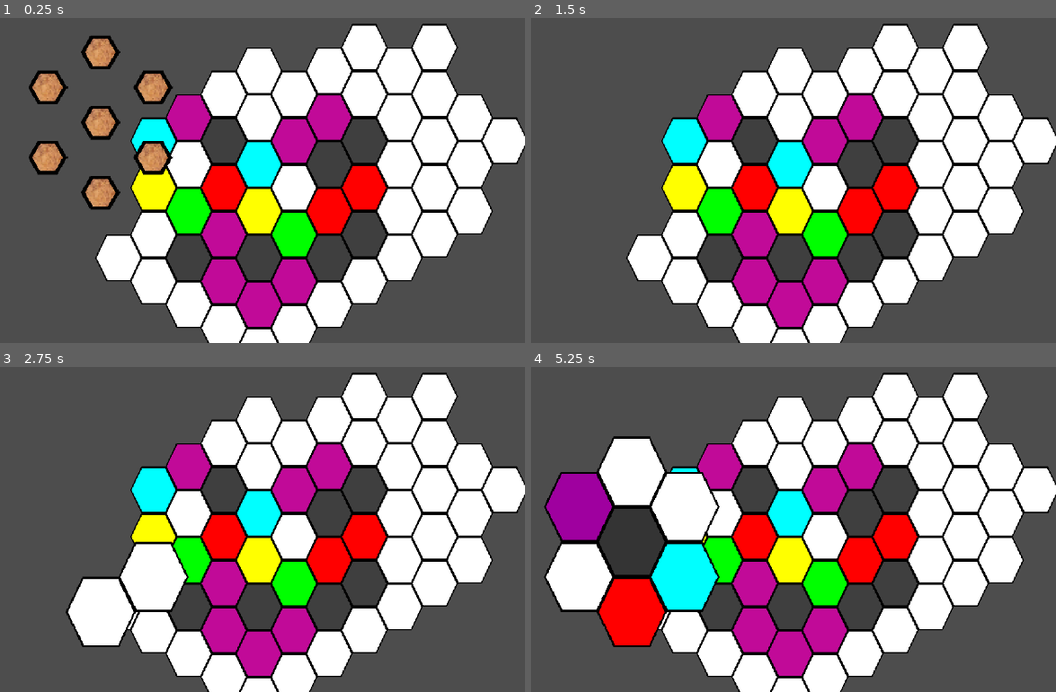
Above: before the commit, frames 1-4 (two rows, left to right).
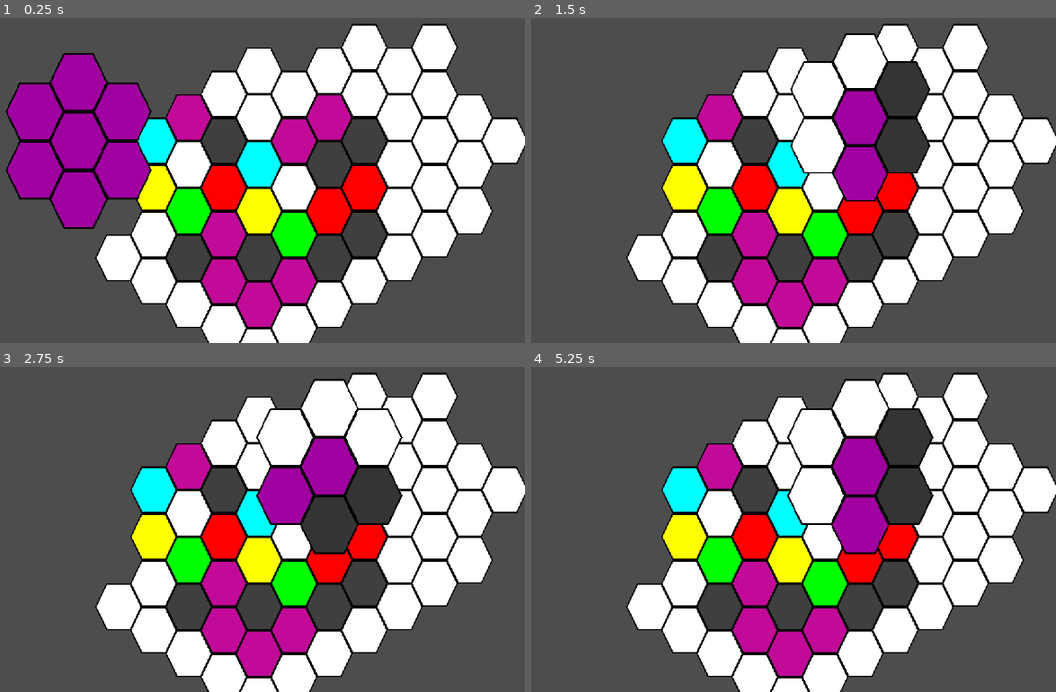
Above: after the commit, the same moments.

Repository: collin-wright1/pizza-jam
Game: Godot game, scene res://test_area.tscn
Two runs of this game, one before a commit and one after it. Both use one fixed random seed, a clock stepped at 60 frames per second and the inputs below.
Inputs (mouse positions are in pixels of both pictures, inside the frame that each line leads up to):
- Up to frame 1 (0.25 s): no input
- Up to frame 2 (1.5 s): tap Enter (ui_accept) at 0.5, 0.6, 0.77, 1.07, 1.35 s; move the mouse to (856, 122) at 0.52 s; hold Right (rotate_right, bound only after the commit) 0.53-1.28 s; click (856, 122) at 0.67 s; move the mouse to (552, 161) at 1.27 s; hold Left (rotate_left, bound only after the commit) from 1.28 s (still down); click (552, 161) at 1.42 s
- Up to frame 3 (2.75 s): tap Enter (ui_accept) at 1.52, 1.82, 2, 2.1 s; move the mouse to (236, 399) at 2.02 s; release Left (rotate_left, bound only after the commit) at 2.03 s; hold Right (rotate_right, bound only after the commit) from 2.03 s (still down); click (236, 399) at 2.17 s
- Up to frame 4 (5.25 s): tap Enter (ui_accept) at 2.75, 2.85, 3.02, 3.32, 3.5, 3.6, 3.77, 4.07, 4.25, 4.35, 4.52, 4.82, 5, 5.1 s; move the mouse to (662, 571) at 2.77 s; click (662, 571) at 2.92 s; move the mouse to (914, 549) at 3.52 s; release Right (rotate_right, bound only after the commit) at 3.53 s; hold Left (rotate_left, bound only after the commit) from 3.53 s (still down); click (914, 549) at 3.67 s; move the mouse to (outside the picture) at 4.27 s; click (outside the picture) at 4.42 s; move the mouse to (730, 490) at 5.02 s; click (730, 490) at 5.17 s

The runs differ from the first frame. In frame 1, 12% of the frame differs, in the area x 1-34%, y 5-65%; in frame 2, 6.9%; in frame 3, 8.7%; in frame 4, 23%, in the area x 2-77%, y 3-87%.
Error after the commit: Invalid access to property or key 'x' on a base object of type 'Nil'. (res://test_area.gd:114)

Commit message:
Rotation Nation ya'll

Diff:
--- a/project.godot
+++ b/project.godot
@@ -19,6 +19,19 @@
 
 window/stretch/mode="viewport"
 
+[input]
+
+rotate_right={
+"deadzone": 0.5,
+"events": [Object(InputEventKey,"resource_local_to_scene":false,"resource_name":"","device":-1,"window_id":0,"alt_pressed":false,"shift_pressed":false,"ctrl_pressed":false,"meta_pressed":false,"pressed":false,"keycode":0,"physical_keycode":4194321,"key_label":0,"unicode":0,"location":0,"echo":false,"script":null)
+]
+}
+rotate_left={
+"deadzone": 0.5,
+"events": [Object(InputEventKey,"resource_local_to_scene":false,"resource_name":"","device":-1,"window_id":0,"alt_pressed":false,"shift_pressed":false,"ctrl_pressed":false,"meta_pressed":false,"pressed":false,"keycode":0,"physical_keycode":4194319,"key_label":0,"unicode":0,"location":0,"echo":false,"script":null)
+]
+}
+
 [rendering]
 
 textures/canvas_textures/default_texture_filter=0
--- a/test_area.gd
+++ b/test_area.gd
@@ -1,82 +1,149 @@
 extends Node2D
 
 @onready var map: TileMapLayer = $TileMapLayer
-@onready var visual_map: TileMapLayer = $visualmap/VisualSelection
+@onready var visual_map: TileMapLayer = $Visualmap/VisualSelection
 
 
 var selected_tile
 
-
+enum game_states{
+	picking,
+	rotating
+}
+var game_state = game_states.picking
 
 func _physics_process(delta: float) -> void:
 	pass
 
 func _input(event: InputEvent) -> void:
-	if event is InputEventMouseButton:
-		print(map.local_to_map(get_global_mouse_position()))
-		print(visual_map.local_to_map(get_global_mouse_position()))
-		var clicked_tile = map.local_to_map(get_global_mouse_position())
-		var surrounding_tile = Vector2i(clicked_tile)
-		if clicked_tile.x % 2 == 0:
-			#center,t,tr,br,b,bl,tl
 
-			visual_map.clear()
-			#center
-			visual_map.set_cell(Vector2i.ZERO,1,Vector2i.ZERO,map.get_cell_alternative_tile(clicked_tile))
-
-			#t
-			surrounding_tile = (Vector2i(clicked_tile.x,clicked_tile.y-1))
-			visual_map.set_cell(surrounding_tile - clicked_tile,1,Vector2i.ZERO,map.get_cell_alternative_tile(surrounding_tile))
-			#tr
-			surrounding_tile=(Vector2i(clicked_tile.x+1,clicked_tile.y-1))
-			visual_map.set_cell(surrounding_tile-clicked_tile,1,Vector2i.ZERO,map.get_cell_alternative_tile(surrounding_tile))
-			#br
-			surrounding_tile=(Vector2i(clicked_tile.x+1,clicked_tile.y))
-			visual_map.set_cell(surrounding_tile-clicked_tile,1,Vector2i.ZERO,map.get_cell_alternative_tile(surrounding_tile))
-			#b
-			surrounding_tile=(Vector2i(clicked_tile.x,clicked_tile.y+1))
-			visual_map.set_cell(surrounding_tile-clicked_tile,1,Vector2i.ZERO,map.get_cell_alternative_tile(surrounding_tile))
-			#bl
-			surrounding_tile=(Vector2i(clicked_tile.x-1,clicked_tile.y))
-			visual_map.set_cell(surrounding_tile-clicked_tile,1,Vector2i.ZERO,map.get_cell_alternative_tile(surrounding_tile))
-			#tl
-			surrounding_tile=(Vector2i(clicked_tile.x-1,clicked_tile.y-1))
-			visual_map.set_cell(surrounding_tile-clicked_tile,1,Vector2i.ZERO,map.get_cell_alternative_tile(surrounding_tile))
-
-			#var tile_coords = []
-			#for vector in surrounding_tiles:
-				#tile_coords.append(map.get_cell_alternative_tile(vector))
-			#visual_map.clear()
-			#print(tile_coords)
-			#for coord in tile_coords.size():
+	match game_state:
+		game_states.picking:
+			if event is InputEventMouseButton:
+				if event.button_index == MOUSE_BUTTON_LEFT and event.is_pressed():
+					game_state = game_states.rotating
+					$Visualmap.get_node("AnimationPlayer").play("raise_up")
+					visual_map.show()
+					var clicked_tile = map.local_to_map(get_global_mouse_position())
+					selected_tile = clicked_tile
+					visual_map.get_parent().position = map.map_to_local(Vector2(clicked_tile.x,clicked_tile.y))
 
 
-				#visual_map.set_cell(Vector2i(surrounding_tiles[0])-Vector2i(surrounding_tiles[coord]),1,Vector2i.ZERO,tile_coords[coord])
+					#print(map.local_to_map(get_global_mouse_position()))
+					#print(visual_map.local_to_map(get_global_mouse_position()))
+					var surrounding_tile = Vector2i(clicked_tile)
+					if clicked_tile.x % 2 == 0:
+						#center,t,tr,br,b,bl,tl
 
-			#$visualmap.scale= 1.5
-			#visual_map.set_cell(Vector2(-5,-5),0,Vector2i(0,0))
+						visual_map.clear()
+						#center
+						visual_map.set_cell(Vector2i.ZERO,1,Vector2i.ZERO,map.get_cell_alternative_tile(clicked_tile))
+
+						#t
+						surrounding_tile = (Vector2i(clicked_tile.x,clicked_tile.y-1))
+						visual_map.set_cell(surrounding_tile - clicked_tile,1,Vector2i.ZERO,map.get_cell_alternative_tile(surrounding_tile))
+						#tr
+						surrounding_tile=(Vector2i(clicked_tile.x+1,clicked_tile.y-1))
+						visual_map.set_cell(surrounding_tile-clicked_tile,1,Vector2i.ZERO,map.get_cell_alternative_tile(surrounding_tile))
+						#br
+						surrounding_tile=(Vector2i(clicked_tile.x+1,clicked_tile.y))
+						visual_map.set_cell(surrounding_tile-clicked_tile,1,Vector2i.ZERO,map.get_cell_alternative_tile(surrounding_tile))
+						#b
+						surrounding_tile=(Vector2i(clicked_tile.x,clicked_tile.y+1))
+						visual_map.set_cell(surrounding_tile-clicked_tile,1,Vector2i.ZERO,map.get_cell_alternative_tile(surrounding_tile))
+						#bl
+						surrounding_tile=(Vector2i(clicked_tile.x-1,clicked_tile.y))
+						visual_map.set_cell(surrounding_tile-clicked_tile,1,Vector2i.ZERO,map.get_cell_alternative_tile(surrounding_tile))
+						#tl
+						surrounding_tile=(Vector2i(clicked_tile.x-1,clicked_tile.y-1))
+						visual_map.set_cell(surrounding_tile-clicked_tile,1,Vector2i.ZERO,map.get_cell_alternative_tile(surrounding_tile))
+
+						#var tile_coords = []
+						#for vector in surrounding_tiles:
+							#tile_coords.append(map.get_cell_alternative_tile(vector))
+						#visual_map.clear()
+						#print(tile_coords)
+						#for coord in tile_coords.size():
 
 
-		else:
-			visual_map.clear()
-			#center
-			visual_map.set_cell(Vector2i.ZERO,1,Vector2i.ZERO,map.get_cell_alternative_tile(clicked_tile))
+							#visual_map.set_cell(Vector2i(surrounding_tiles[0])-Vector2i(surrounding_tiles[coord]),1,Vector2i.ZERO,tile_coords[coord])
 
-			#t
-			surrounding_tile = (Vector2i(clicked_tile.x,clicked_tile.y-1))
-			visual_map.set_cell(surrounding_tile - clicked_tile,1,Vector2i.ZERO,map.get_cell_alternative_tile(surrounding_tile))
-			#tr
-			surrounding_tile=(Vector2i(clicked_tile.x+1,clicked_tile.y))
-			visual_map.set_cell(Vector2i(surrounding_tile.x-clicked_tile.x,surrounding_tile.y-clicked_tile.y-1),1,Vector2i.ZERO,map.get_cell_alternative_tile(surrounding_tile))
-			#br
-			surrounding_tile=(Vector2i(clicked_tile.x+1,clicked_tile.y+1))
-			visual_map.set_cell(Vector2i(surrounding_tile.x-clicked_tile.x,surrounding_tile.y-clicked_tile.y-1),1,Vector2i.ZERO,map.get_cell_alternative_tile(surrounding_tile))
-			#b
-			surrounding_tile=(Vector2i(clicked_tile.x,clicked_tile.y+1))
-			visual_map.set_cell(surrounding_tile-clicked_tile,1,Vector2i.ZERO,map.get_cell_alternative_tile(surrounding_tile))
-			#bl
-			surrounding_tile=(Vector2i(clicked_tile.x-1,clicked_tile.y+1))
-			visual_map.set_cell(Vector2i(surrounding_tile.x-clicked_tile.x,surrounding_tile.y-clicked_tile.y-1),1,Vector2i.ZERO,map.get_cell_alternative_tile(surrounding_tile))
-			#tl
-			surrounding_tile=(Vector2i(clicked_tile.x-1,clicked_tile.y))
-			visual_map.set_cell(Vector2i(surrounding_tile.x-clicked_tile.x,surrounding_tile.y-clicked_tile.y-1),1,Vector2i.ZERO,map.get_cell_alternative_tile(surrounding_tile))
+						#$visualmap.scale= 1.5
+						#visual_map.set_cell(Vector2(-5,-5),0,Vector2i(0,0))
+
+
+					else:
+						visual_map.clear()
+						#center
+						visual_map.set_cell(Vector2i.ZERO,1,Vector2i.ZERO,map.get_cell_alternative_tile(clicked_tile))
+
+						#t
+						surrounding_tile = (Vector2i(clicked_tile.x,clicked_tile.y-1))
+						visual_map.set_cell(surrounding_tile - clicked_tile,1,Vector2i.ZERO,map.get_cell_alternative_tile(surrounding_tile))
+						#tr
+						surrounding_tile=(Vector2i(clicked_tile.x+1,clicked_tile.y))
+						visual_map.set_cell(Vector2i(surrounding_tile.x-clicked_tile.x,surrounding_tile.y-clicked_tile.y-1),1,Vector2i.ZERO,map.get_cell_alternative_tile(surrounding_tile))
+						#br
+						surrounding_tile=(Vector2i(clicked_tile.x+1,clicked_tile.y+1))
+						visual_map.set_cell(Vector2i(surrounding_tile.x-clicked_tile.x,surrounding_tile.y-clicked_tile.y-1),1,Vector2i.ZERO,map.get_cell_alternative_tile(surrounding_tile))
+						#b
+						surrounding_tile=(Vector2i(clicked_tile.x,clicked_tile.y+1))
+						visual_map.set_cell(surrounding_tile-clicked_tile,1,Vector2i.ZERO,map.get_cell_alternative_tile(surrounding_tile))
+						#bl
+						surrounding_tile=(Vector2i(clicked_tile.x-1,clicked_tile.y+1))
+						visual_map.set_cell(Vector2i(surrounding_tile.x-clicked_tile.x,surrounding_tile.y-clicked_tile.y-1),1,Vector2i.ZERO,map.get_cell_alternative_tile(surrounding_tile))
+						#tl
+						surrounding_tile=(Vector2i(clicked_tile.x-1,clicked_tile.y))
+						visual_map.set_cell(Vector2i(surrounding_tile.x-clicked_tile.x,surrounding_tile.y-clicked_tile.y-1),1,Vector2i.ZERO,map.get_cell_alternative_tile(surrounding_tile))
+
+
+
+		game_states.rotating:
+			if event is InputEventMouseButton:
+				if event.button_index == MOUSE_BUTTON_RIGHT and event.is_released():
+					game_state = game_states.picking
+					$Visualmap.get_node("AnimationPlayer").play("lower_down")
+					#visual_map.hide()
+
+
+func apply_rotation(new_tile_array):
+
+	print(selected_tile)
+	print(new_tile_array)
+
+	if selected_tile.x % 2 == 0:
+		#surrounding_tile = (Vector2i(selected_tile.x,selected_tile.y-1))
+		map.set_cell(Vector2i(selected_tile.x,selected_tile.y-1),2,Vector2i.ZERO,new_tile_array[0])
+		#tr
+		#surrounding_tile=(Vector2i(clicked_tile.x+1,clicked_tile.y-1))
+		map.set_cell(Vector2i(selected_tile.x+1,selected_tile.y-1),2,Vector2i.ZERO,new_tile_array[1])
+		#br
+		#surrounding_tile=(Vector2i(clicked_tile.x+1,clicked_tile.y))
+		map.set_cell(Vector2i(selected_tile.x+1,selected_tile.y),2,Vector2i.ZERO,new_tile_array[2])
+		#b
+		#surrounding_tile=(Vector2i(clicked_tile.x,clicked_tile.y+1))
+		map.set_cell(Vector2i(selected_tile.x,selected_tile.y+1),2,Vector2i.ZERO,new_tile_array[3])		#bl
+		#surrounding_tile=(Vector2i(clicked_tile.x-1,clicked_tile.y))
+		map.set_cell(Vector2i(selected_tile.x-1,selected_tile.y),2,Vector2i.ZERO,new_tile_array[4])
+		#tl
+		#surrounding_tile=(Vector2i(clicked_tile.x-1,clicked_tile.y-1))
+		map.set_cell(Vector2i(selected_tile.x-1,selected_tile.y-1),2,Vector2i.ZERO,new_tile_array[5])
+	else:
+		#t
+		#surrounding_tile = (Vector2i(clicked_tile.x,clicked_tile.y-1))
+		map.set_cell(Vector2i(selected_tile.x,selected_tile.y-1),2,Vector2i.ZERO,new_tile_array[0])
+		#tr
+		#surrounding_tile=(Vector2i(clicked_tile.x+1,clicked_tile.y))
+		map.set_cell(Vector2i(selected_tile.x+1,selected_tile.y),2,Vector2i.ZERO,new_tile_array[1])
+		#br
+		#surrounding_tile=(Vector2i(clicked_tile.x+1,clicked_tile.y+1))
+		map.set_cell(Vector2i(selected_tile.x+1,selected_tile.y+1),2,Vector2i.ZERO,new_tile_array[2])
+		#b
+		#surrounding_tile=(Vector2i(clicked_tile.x,clicked_tile.y+1))
+		map.set_cell(Vector2i(selected_tile.x,selected_tile.y+1),2,Vector2i.ZERO,new_tile_array[3])
+		#bl
+		#surrounding_tile=(Vector2i(clicked_tile.x-1,clicked_tile.y+1))
+		map.set_cell(Vector2i(selected_tile.x-1,selected_tile.y+1),2,Vector2i.ZERO,new_tile_array[4])
+		#tl
+		#surrounding_tile=(Vector2i(clicked_tile.x-1,clicked_tile.y))
+		map.set_cell(Vector2i(selected_tile.x-1,selected_tile.y),2,Vector2i.ZERO,new_tile_array[5])
--- a/test_area.tscn
+++ b/test_area.tscn
@@ -1,8 +1,9 @@
-[gd_scene load_steps=12 format=4 uid="uid://b72wqoj6jd72s"]
+[gd_scene load_steps=16 format=4 uid="uid://b72wqoj6jd72s"]
 
 [ext_resource type="Script" path="res://test_area.gd" id="1_gpmjd"]
 [ext_resource type="Texture2D" uid="uid://cd12eydfhe43q" path="res://tilemap.png" id="1_p5xn4"]
 [ext_resource type="Texture2D" uid="uid://dluke1tljdocb" path="res://hexagon.png" id="3_p76b2"]
+[ext_resource type="Script" path="res://visualmap.gd" id="4_sg763"]
 
 [sub_resource type="TileSetAtlasSource" id="TileSetAtlasSource_4wao0"]
 texture = ExtResource("1_p5xn4")
@@ -102,15 +103,84 @@
 sources/0 = SubResource("TileSetAtlasSource_blh00")
 sources/1 = SubResource("TileSetAtlasSource_3mddg")
 
-[sub_resource type="TileSetAtlasSource" id="TileSetAtlasSource_nyf72"]
-texture = ExtResource("3_p76b2")
-texture_region_size = Vector2i(100, 100)
-0:0/0 = 0
-
-[sub_resource type="TileSet" id="TileSet_kpn0c"]
-tile_shape = 3
-tile_size = Vector2i(100, 100)
-sources/0 = SubResource("TileSetAtlasSource_nyf72")
+[sub_resource type="CircleShape2D" id="CircleShape2D_qhtdw"]
+radius = 126.695
+
+[sub_resource type="Animation" id="Animation_ecefi"]
+resource_name = "lower_down"
+tracks/0/type = "value"
+tracks/0/imported = false
+tracks/0/enabled = true
+tracks/0/path = NodePath(".:scale")
+tracks/0/interp = 1
+tracks/0/loop_wrap = true
+tracks/0/keys = {
+"times": PackedFloat32Array(0, 1),
+"transitions": PackedFloat32Array(1, 1),
+"update": 0,
+"values": [Vector2(1.25, 1.25), Vector2(1, 1)]
+}
+tracks/1/type = "value"
+tracks/1/imported = false
+tracks/1/enabled = true
+tracks/1/path = NodePath(".:visible")
+tracks/1/interp = 1
+tracks/1/loop_wrap = true
+tracks/1/keys = {
+"times": PackedFloat32Array(1),
+"transitions": PackedFloat32Array(1),
+"update": 1,
+"values": [false]
+}
+
+[sub_resource type="Animation" id="Animation_33hk5"]
+resource_name = "raise_up"
+tracks/0/type = "value"
+tracks/0/imported = false
+tracks/0/enabled = true
+tracks/0/path = NodePath(".:scale")
+tracks/0/interp = 1
+tracks/0/loop_wrap = true
+tracks/0/keys = {
+"times": PackedFloat32Array(0, 1),
+"transitions": PackedFloat32Array(1, 1),
+"update": 0,
+"values": [Vector2(1, 1), Vector2(1.25, 1.25)]
+}
+tracks/1/type = "value"
+tracks/1/imported = false
+tracks/1/enabled = true
+tracks/1/path = NodePath(".:visible")
+tracks/1/interp = 1
+tracks/1/loop_wrap = true
+tracks/1/keys = {
+"times": PackedFloat32Array(0),
+"transitions": PackedFloat32Array(1),
+"update": 1,
+"values": [true]
+}
+
+[sub_resource type="Animation" id="Animation_n0ool"]
+length = 0.001
+tracks/0/type = "value"
+tracks/0/imported = false
+tracks/0/enabled = true
+tracks/0/path = NodePath(".:scale")
+tracks/0/interp = 1
+tracks/0/loop_wrap = true
+tracks/0/keys = {
+"times": PackedFloat32Array(0),
+"transitions": PackedFloat32Array(1),
+"update": 0,
+"values": [Vector2(1.25, 1.25)]
+}
+
+[sub_resource type="AnimationLibrary" id="AnimationLibrary_gpc2v"]
+_data = {
+"RESET": SubResource("Animation_n0ool"),
+"lower_down": SubResource("Animation_ecefi"),
+"raise_up": SubResource("Animation_33hk5")
+}
 
 [node name="TestArea" type="Node2D"]
 script = ExtResource("1_gpmjd")
@@ -122,16 +192,27 @@
 [node name="Camera2D" type="Camera2D" parent="."]
 zoom = Vector2(0.75, 0.75)
 
-[node name="visualmap" type="Node2D" parent="."]
-position = Vector2(-177, 0)
-scale = Vector2(1.5, 1.5)
-
-[node name="VisualSelection" type="TileMapLayer" parent="visualmap"]
-position = Vector2(-24, 24)
-tile_map_data = PackedByteArray("AAD/////AAAAAAAAAAAAAAAAAAAAAAAAAAABAP//AAAAAAAAAAAAAP//AAAAAAAAAAD///7/AAAAAAAAAAAAAP7/AAAAAAAAAAABAP7/AAAAAAAAAAA=")
+[node name="Visualmap" type="Node2D" parent="."]
+position = Vector2(-185.415, 0)
+scale = Vector2(1.25, 1.25)
+script = ExtResource("4_sg763")
+
+[node name="VisualSelection" type="TileMapLayer" parent="Visualmap"]
+position = Vector2(-50, -50)
+tile_map_data = PackedByteArray("AAAAAAAAAQAAAAAAAQD/////AQAAAAAAAQD//wAAAQAAAAAAAQAAAP//AQAAAAAAAQABAP//AQAAAAAAAQABAAAAAQAAAAAAAQAAAAEAAQAAAAAAAQA=")
 tile_set = SubResource("TileSet_26sf0")
 
-[node name="CollisionShape2D" type="CollisionShape2D" parent="visualmap"]
-
-[node name="TileMapLayer2" type="TileMapLayer" parent="."]
-tile_set = SubResource("TileSet_kpn0c")
+[node name="StaticBody2D" type="StaticBody2D" parent="Visualmap"]
+input_pickable = true
+
+[node name="CollisionShape2D" type="CollisionShape2D" parent="Visualmap/StaticBody2D"]
+position = Vector2(-0.390005, 0)
+shape = SubResource("CircleShape2D_qhtdw")
+
+[node name="AnimationPlayer" type="AnimationPlayer" parent="Visualmap"]
+libraries = {
+"": SubResource("AnimationLibrary_gpc2v")
+}
+
+[connection signal="input_event" from="Visualmap/StaticBody2D" to="." method="_on_static_body_2d_input_event"]
+[connection signal="input_event" from="Visualmap/StaticBody2D" to="Visualmap" method="_on_static_body_2d_input_event"]
--- /dev/null
+++ b/visualmap.gd
@@ -0,0 +1,66 @@
+extends Node2D
+
+
+
+@onready var static_body_2d: StaticBody2D = $StaticBody2D
+@onready var visual_selection: TileMapLayer = $VisualSelection
+
+var is_rotating : bool = false
+
+var current_rotation
+
+func _process(delta: float) -> void:
+	if is_rotating:
+		#look_at(get_global_mouse_position())
+		#rotation_degrees = snapped(rotation_degrees,60)
+		pass
+
+
+
+func _input(event: InputEvent) -> void:
+
+	if visible:
+		if event is InputEventMouseButton and is_rotating:
+			if event.button_index == MOUSE_BUTTON_LEFT and event.is_released():
+				is_rotating = false
+				print(is_rotating)
+
+		if Input.is_action_just_pressed("rotate_left"):
+			current_rotation = rotate_left()
+		if Input.is_action_just_pressed("rotate_right"):
+			current_rotation =rotate_right()
+		if Input.is_action_just_pressed("ui_accept"):
+			get_parent().apply_rotation(current_rotation)
+
+func _on_static_body_2d_input_event(viewport: Node, event: InputEvent, shape_idx: int) -> void:
+	if event is InputEventMouseButton:
+		if event.button_index == MOUSE_BUTTON_LEFT and event.pressed:
+			is_rotating = true
+			print(is_rotating)
+
+
+func rotate_left() -> Array:
+	var surrounding_tiles = [Vector2i(0,-1),Vector2i(1,-1),Vector2i(1,0),Vector2i(0,1),Vector2i(-1,0),Vector2i(-1,-1)]
+	var original_tiles = []
+	for vector in surrounding_tiles:
+		original_tiles.append(visual_selection.get_cell_alternative_tile(vector))
+	original_tiles.push_back(original_tiles.pop_at(0))
+	var count = 0
+	for vector in surrounding_tiles:
+		visual_selection.set_cell(vector,1,Vector2i.ZERO,original_tiles[count])
+		count +=1
+	return	original_tiles
+
+
+func rotate_right() -> Array:
+	var surrounding_tiles = [Vector2i(0,-1),Vector2i(1,-1),Vector2i(1,0),Vector2i(0,1),Vector2i(-1,0),Vector2i(-1,-1)]
+	var original_tiles = []
+	for vector in surrounding_tiles:
+		original_tiles.append(visual_selection.get_cell_alternative_tile(vector))
+	original_tiles.push_front(original_tiles.pop_at(-1))
+	var count = 0
+	for vector in surrounding_tiles:
+		visual_selection.set_cell(vector,1,Vector2i.ZERO,original_tiles[count])
+		count +=1
+
+	return	original_tiles
